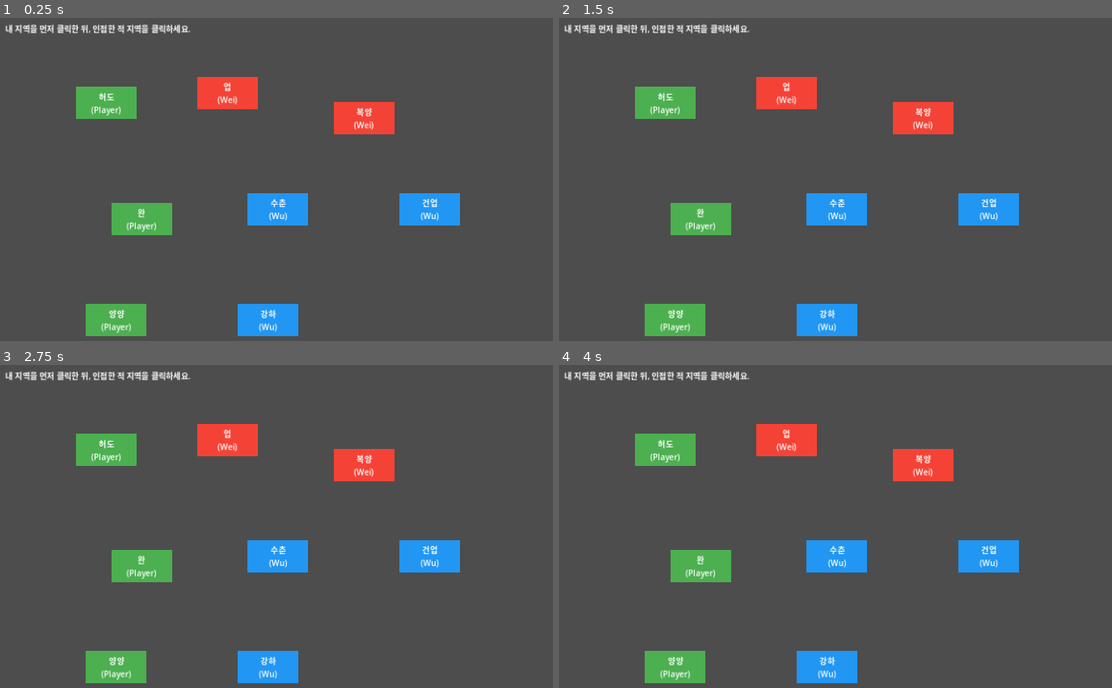
Above: before the commit, frames 1-4 (two rows, left to right).
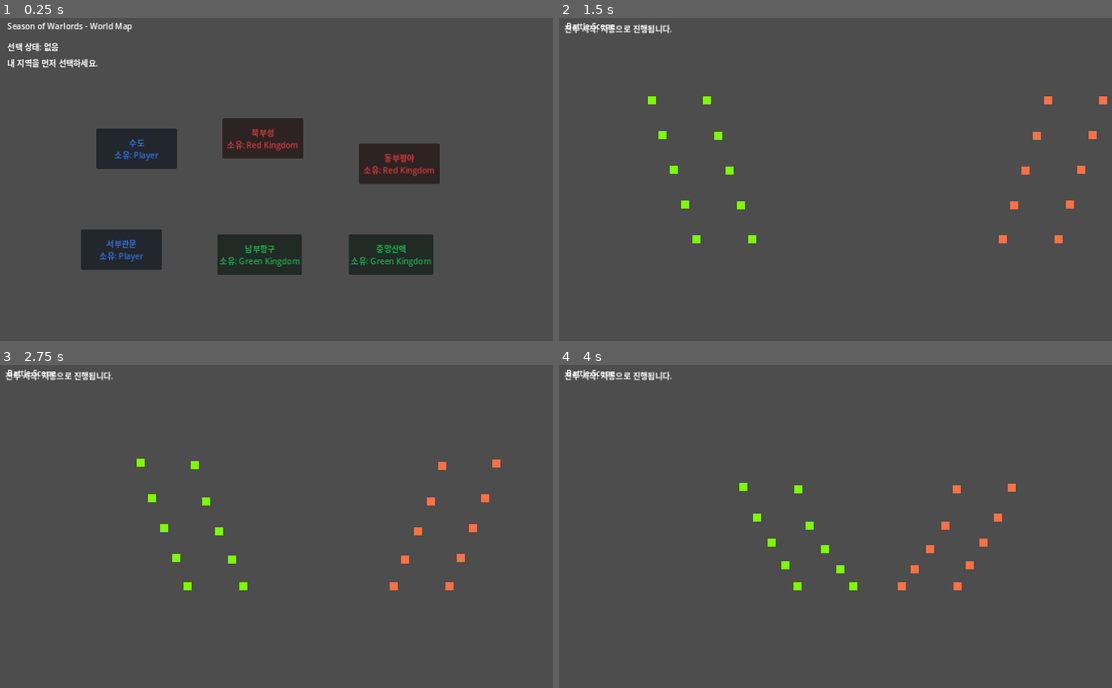
Above: after the commit, the same moments.

Repository: yogitobi31/season-of-warlords
Game: Godot game, scene res://scenes/WorldMap.tscn
The game is run twice, just before and just after one commit, with the same random seed, the same clock (stepped at 60 frames per second) and the same inputs.
Inputs (mouse positions are in pixels of both pictures, inside the frame that each line leads up to):
- Up to frame 1 (0.25 s): no input
- Up to frame 2 (1.5 s): click (697, 147) at 0.5 s, where only the run after the commit has a clickable "수도 소유: Player"; click (824, 137) at 1.25 s, where only the run after the commit has a clickable "북부성 소유: Red Kingdom"
- Up to frame 3 (2.75 s): move the mouse to (105, 448) at 2.02 s; click (105, 448) at 2.17 s
- Up to frame 4 (4 s): move the mouse to (785, 439) at 2.77 s; click (785, 439) at 2.92 s; move the mouse to (923, 465) at 3.52 s; click (923, 465) at 3.67 s

The runs differ from the first frame. In frame 1, 21% of the frame differs, in the area x 1-84%, y 1-99%; in frame 2, 10%; in frame 3, 10%; in frame 4, 10%.
Error before the commit: Trying to assign an array of type "Array" to a variable of type "Array[String]". (res://scripts/RegionNode.gd:42)

Commit message:
Implement visible Godot 4.6 world map UI and click flow

Diff:
--- a/scenes/Battle.tscn
+++ b/scenes/Battle.tscn
@@ -4,3 +4,10 @@
 
 [node name="Battle" type="Node2D"]
 script = ExtResource("1")
+
+[node name="BattleLabel" type="Label" parent="."]
+offset_left = 24.0
+offset_top = 16.0
+offset_right = 260.0
+offset_bottom = 48.0
+text = "Battle Scene"
--- a/scenes/WorldMap.tscn
+++ b/scenes/WorldMap.tscn
@@ -4,3 +4,92 @@
 
 [node name="WorldMap" type="Node2D"]
 script = ExtResource("1")
+
+[node name="CanvasLayer" type="CanvasLayer" parent="."]
+
+[node name="UIRoot" type="Control" parent="CanvasLayer"]
+layout_mode = 3
+anchors_preset = 15
+anchor_right = 1.0
+anchor_bottom = 1.0
+grow_horizontal = 2
+grow_vertical = 2
+
+[node name="TitleLabel" type="Label" parent="CanvasLayer/UIRoot"]
+layout_mode = 0
+offset_left = 24.0
+offset_top = 16.0
+offset_right = 524.0
+offset_bottom = 52.0
+text = "Season of Warlords - World Map"
+
+[node name="StatusLabel" type="Label" parent="CanvasLayer/UIRoot"]
+layout_mode = 0
+offset_left = 24.0
+offset_top = 56.0
+offset_right = 880.0
+offset_bottom = 88.0
+text = "선택 상태: 없음"
+
+[node name="MessageLabel" type="Label" parent="CanvasLayer/UIRoot"]
+layout_mode = 0
+offset_left = 24.0
+offset_top = 88.0
+offset_right = 1100.0
+offset_bottom = 124.0
+text = "내 지역을 먼저 선택하세요."
+
+[node name="RegionContainer" type="Control" parent="CanvasLayer/UIRoot"]
+layout_mode = 0
+offset_left = 80.0
+offset_top = 140.0
+offset_right = 1200.0
+offset_bottom = 680.0
+
+[node name="r1" type="Button" parent="CanvasLayer/UIRoot/RegionContainer"]
+layout_mode = 0
+offset_left = 120.0
+offset_top = 90.0
+offset_right = 280.0
+offset_bottom = 170.0
+text = "수도"
+
+[node name="r2" type="Button" parent="CanvasLayer/UIRoot/RegionContainer"]
+layout_mode = 0
+offset_left = 370.0
+offset_top = 70.0
+offset_right = 530.0
+offset_bottom = 150.0
+text = "북부성"
+
+[node name="r3" type="Button" parent="CanvasLayer/UIRoot/RegionContainer"]
+layout_mode = 0
+offset_left = 640.0
+offset_top = 120.0
+offset_right = 800.0
+offset_bottom = 200.0
+text = "동부평야"
+
+[node name="r4" type="Button" parent="CanvasLayer/UIRoot/RegionContainer"]
+layout_mode = 0
+offset_left = 90.0
+offset_top = 290.0
+offset_right = 250.0
+offset_bottom = 370.0
+text = "서부관문"
+
+[node name="r5" type="Button" parent="CanvasLayer/UIRoot/RegionContainer"]
+layout_mode = 0
+offset_left = 360.0
+offset_top = 300.0
+offset_right = 520.0
+offset_bottom = 380.0
+text = "남부항구"
+
+[node name="r6" type="Button" parent="CanvasLayer/UIRoot/RegionContainer"]
+layout_mode = 0
+offset_left = 620.0
+offset_top = 300.0
+offset_right = 780.0
+offset_bottom = 380.0
+text = "중앙산맥"
--- a/scripts/GameState.gd
+++ b/scripts/GameState.gd
@@ -6,15 +6,17 @@
 const PLAYER_FACTION := 0
 const FACTION_NAMES := {
 	0: "Player",
-	1: "Wei",
-	2: "Wu"
+	1: "Red Kingdom",
+	2: "Green Kingdom",
+	3: "Neutral"
 }
 
 # 각 세력의 기본 색상입니다. (월드맵/지역 노드 표시용)
 const FACTION_COLORS := {
-	0: Color("4caf50"),
-	1: Color("f44336"),
-	2: Color("2196f3")
+	0: Color("3b82f6"),
+	1: Color("ef4444"),
+	2: Color("22c55e"),
+	3: Color("9ca3af")
 }
 
 # 지역 원본 데이터 (인접 정보 포함)
--- a/scripts/WorldMap.gd
+++ b/scripts/WorldMap.gd
@@ -1,76 +1,86 @@
 extends Node2D
 
-# 월드맵 MVP 흐름:
-# 1) 플레이어 소유 지역 선택
-# 2) 인접한 적 지역 선택
-# 3) 전투 씬으로 전환
+const BATTLE_SCENE_PATH := "res://scenes/Battle.tscn"
 
-var region_nodes: Dictionary = {}
-var info_label: Label
+@onready var status_label: Label = $CanvasLayer/UIRoot/StatusLabel
+@onready var message_label: Label = $CanvasLayer/UIRoot/MessageLabel
+@onready var region_container: Control = $CanvasLayer/UIRoot/RegionContainer
+
+var region_buttons: Dictionary = {}
 
 func _ready() -> void:
-	create_ui()
-	spawn_regions()
-	refresh_regions()
+	print("WorldMap ready - regions initialized")
+	_prepare_map_data()
+	_bind_region_buttons()
+	_refresh_region_buttons()
 	show_default_message()
 
-func create_ui() -> void:
-	info_label = Label.new()
-	info_label.position = Vector2(20, 20)
-	info_label.size = Vector2(1200, 80)
-	add_child(info_label)
+func _prepare_map_data() -> void:
+	if GameState.regions.is_empty():
+		GameState.initialize_regions()
+	for id in ["r1", "r2", "r3", "r4", "r5", "r6"]:
+		if GameState.regions.has(id):
+			GameState.regions[id]["name"] = _display_name(id)
 
-func spawn_regions() -> void:
-	for region_id in GameState.regions.keys():
-		var data: Dictionary = GameState.regions[region_id]
-		var node := RegionNode.new()
-		node.position = data["pos"]
-		node.setup(region_id, data["name"], GameState.get_region_owner(region_id), data["adjacent"])
-		node.region_clicked.connect(_on_region_clicked)
-		add_child(node)
-		region_nodes[region_id] = node
+func _bind_region_buttons() -> void:
+	for child in region_container.get_children():
+		if child is Button:
+			var region_id := child.name
+			region_buttons[region_id] = child
+			(child as Button).pressed.connect(func() -> void:
+				_on_region_clicked(region_id)
+			)
 
-func refresh_regions() -> void:
-	for region_id in region_nodes.keys():
-		var node: RegionNode = region_nodes[region_id]
-		node.update_owner(GameState.get_region_owner(region_id))
+func _display_name(region_id: String) -> String:
+	match region_id:
+		"r1": return "수도"
+		"r2": return "북부성"
+		"r3": return "동부평야"
+		"r4": return "서부관문"
+		"r5": return "남부항구"
+		"r6": return "중앙산맥"
+		_: return region_id
+
+func _refresh_region_buttons() -> void:
+	for region_id in region_buttons.keys():
+		var button: Button = region_buttons[region_id]
+		var owner := GameState.get_region_owner(region_id)
+		button.modulate = GameState.FACTION_COLORS.get(owner, Color.DIM_GRAY)
+		button.text = "%s\n소유: %s" % [_display_name(region_id), GameState.FACTION_NAMES.get(owner, "Neutral")]
 
 func show_default_message() -> void:
-	var result_text := ""
+	status_label.text = "선택 상태: 없음"
 	if GameState.last_battle_result == "player_win":
-		result_text = "직전 전투 결과: 승리! 지역을 점령했습니다.\n"
+		message_label.text = "직전 전투 결과: 승리. 공격할 지역을 고르세요."
 	elif GameState.last_battle_result == "player_lose":
-		result_text = "직전 전투 결과: 패배...\n"
-	info_label.text = result_text + "내 지역을 먼저 클릭한 뒤, 인접한 적 지역을 클릭하세요."
+		message_label.text = "직전 전투 결과: 패배. 다시 공격할 지역을 고르세요."
+	else:
+		message_label.text = "내 지역을 먼저 선택하세요."
 
 func _on_region_clicked(region_id: String) -> void:
 	var owner := GameState.get_region_owner(region_id)
 
 	if GameState.selected_region_id == "":
-		# 1단계: 플레이어 소유 지역만 시작점으로 선택 가능
 		if owner != GameState.PLAYER_FACTION:
-			info_label.text = "플레이어 소유 지역부터 선택해야 합니다."
+			message_label.text = "먼저 아군 지역을 선택하세요"
 			return
 		GameState.selected_region_id = region_id
-		info_label.text = "%s 선택됨. 인접한 적 지역을 선택하세요." % GameState.regions[region_id]["name"]
+		status_label.text = "선택 상태: %s" % _display_name(region_id)
+		message_label.text = "인접한 적 지역을 선택하세요."
 		return
 
-	# 이미 시작 지역을 선택한 경우
 	if region_id == GameState.selected_region_id:
 		GameState.clear_selection()
 		show_default_message()
 		return
 
-	# 2단계: 인접 체크
 	if not GameState.is_adjacent(GameState.selected_region_id, region_id):
-		info_label.text = "인접하지 않은 지역입니다. 다른 지역을 선택하세요."
+		message_label.text = "인접 지역이 아닙니다"
 		return
 
-	# 3단계: 적 지역 체크
 	if owner == GameState.PLAYER_FACTION:
-		info_label.text = "아군 지역입니다. 인접한 적 지역을 선택하세요."
+		message_label.text = "아군 지역입니다. 적 지역을 선택하세요."
 		return
 
-	# 전투 진입 정보 설정 후 전투 씬 전환
 	GameState.set_battle_context(GameState.selected_region_id, region_id)
-	get_tree().change_scene_to_file("res://scenes/Battle.tscn")
+	get_tree().change_scene_to_file(BATTLE_SCENE_PATH)
Not shown, changed: README.md
